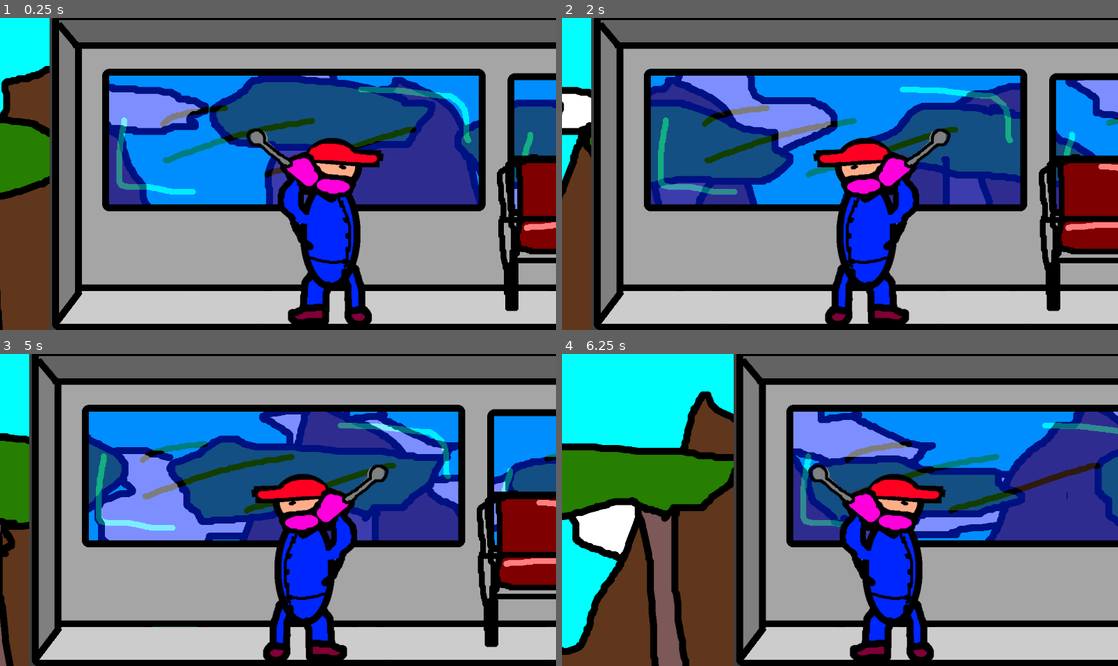
Above: before the commit, frames 1-4 (two rows, left to right).
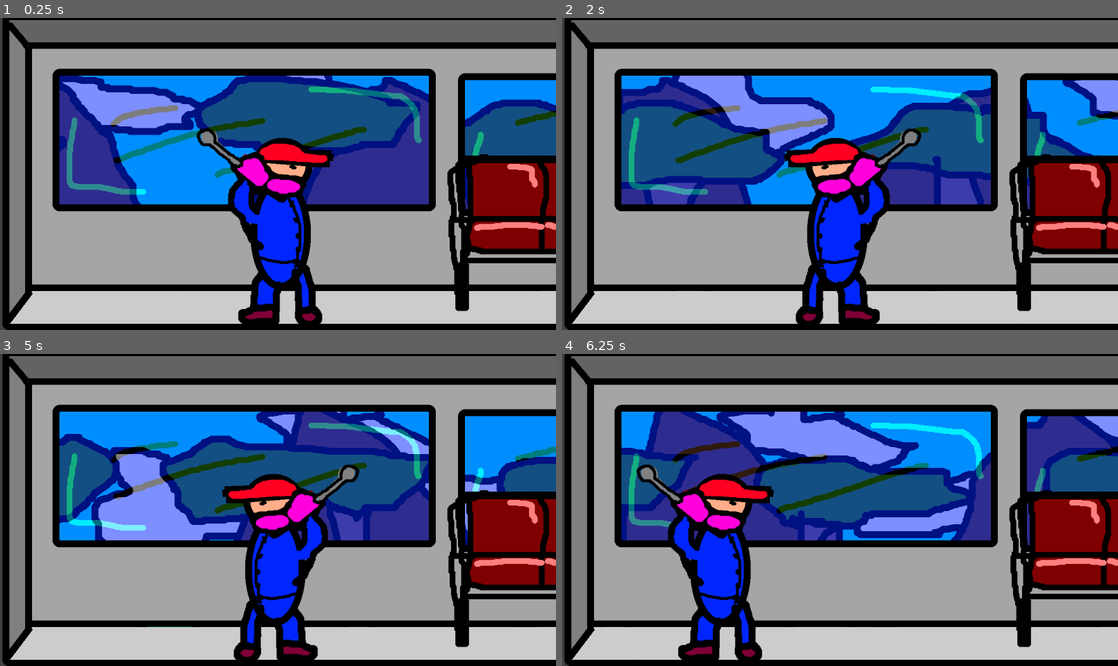
Above: after the commit, the same moments.

Repository: GoblinsGaming/lostrelicgame
Game: Godot game, scene res://Main.tscn
The game is run twice, just before and just after one commit, with the same random seed, the same clock (stepped at 60 frames per second) and the same inputs.
Inputs:
- Up to frame 1 (0.25 s): no input
- Up to frame 2 (2 s): hold D (right) 0.53-1.28 s; hold A (left) from 1.28 s (still down)
- Up to frame 3 (5 s): release A (left) at 2.03 s; hold D (right) 2.03-3.53 s; hold A (left) from 3.53 s (still down)
- Up to frame 4 (6.25 s): release A (left) at 5.78 s; hold D (right) from 5.78 s (still down)

The runs differ from the first frame. In frame 1, 42% of the frame differs, in the area x 0-100%, y 0-100%; in frame 2, 35%; in frame 3, 35%; in frame 4, 62%.

Commit message:
Camera Limits

Diff:
--- a/Main.tscn
+++ b/Main.tscn
@@ -81,4 +81,6 @@
 [node name="Camera2D" type="Camera2D" parent="PlayerController/Player"]
 position = Vector2( -109, -87 )
 current = true
+limit_left = 0
+limit_right = 5120
 smoothing_speed = 1.0
